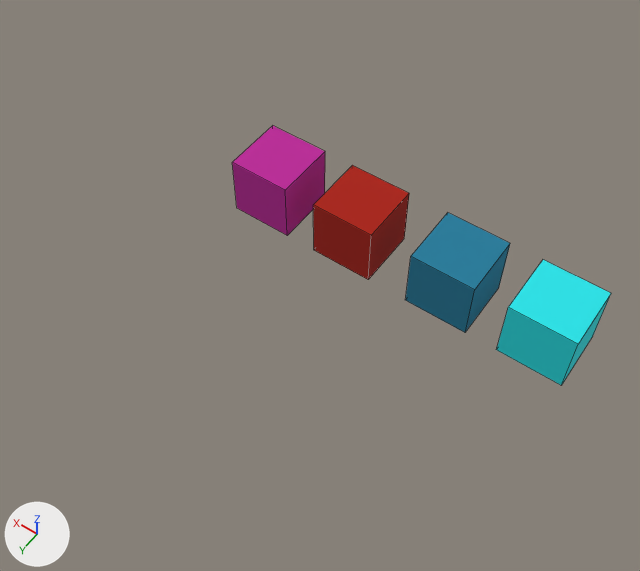
What one commit did to the Blender file tests/scenes/24_vertex_color_and_factor.blend.
The view is the same before and after, from a 50 mm lens placed at (-6.1, 15.2, 19.7), pointed at (3.2, 2.2, -0.7). The lights are fixed; the arrows at lower left show +X, +Y and +Z. Mesh edges are drawn as thin lines.
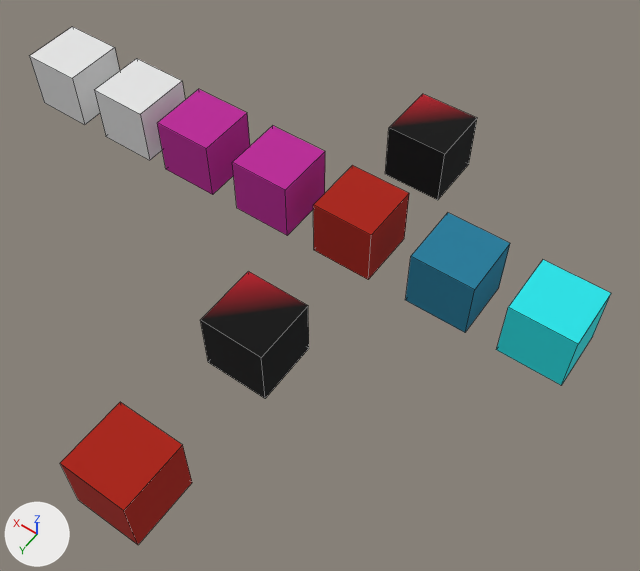
Location of each change, [x1, y1, x2, y2] in pixels of the pictures (640 x 571 px):
'Cube.009', added: after [60, 402, 192, 545]
'Cube.008', added: after [200, 271, 309, 398]
'Cube.007', added: after [385, 94, 477, 200]
'Cube.004', added: after [157, 89, 250, 195]
'Cube.005', added: after [94, 58, 185, 160]
'Cube.006', added: after [30, 26, 120, 125]

Patch to the scene script:
```diff
--- a/tests/scenes/24_vertex_color_and_factor.blend.py
+++ b/tests/scenes/24_vertex_color_and_factor.blend.py
@@ mat_materialb @@
 n4 = _N.new('ShaderNodeVertexColor'); n4.name = 'Color Attribute'
+n4.layer_name = 'Color'
 n5 = _N.new('ShaderNodeMix'); n5.name = 'Mix.001'
@@ mat_materialb_004 @@
+mat_materialb_004 = bpy.data.materials.new('MaterialB.004')
+# colours: pink #bc2198
+# uses the picture img_white_png
@@ mat_materialb_003 @@
+mat_materialb_003 = bpy.data.materials.new('MaterialB.003')
+# colours: pink #bc2198
+# uses the picture img_white_png
@@ me_cube_009 @@
+me_cube_009.from_pydata(...)  # a box spanning x -1.0..1.0, y -1.0..1.0, z -1.0..1.0
+me_cube_009.materials.append(mat_materialb)
@@ me_cube_008 @@
+me_cube_008.from_pydata(...)  # a box spanning x -1.0..1.0, y -1.0..1.0, z -1.0..1.0
+me_cube_008.materials.append(mat_materialb_004)
@@ me_cube_007 @@
+me_cube_007.from_pydata(...)  # a box spanning x -1.0..1.0, y -1.0..1.0, z -1.0..1.0
+me_cube_007.materials.append(mat_materialb_003)
@@ me_cube_006 @@
+me_cube_006.from_pydata(...)  # a box spanning x -1.0..1.0, y -1.0..1.0, z -1.0..1.0
@@ me_cube_004 @@
+me_cube_004.from_pydata(...)  # a box spanning x -1.0..1.0, y -1.0..1.0, z -1.0..1.0
+me_cube_004.materials.append(mat_materialb_001)
@@ ob_cube_009 @@
+ob_cube_009 = bpy.data.objects.new('Cube.009', me_cube_009)
+ob_cube_009.location = (3.29, 10.0, 0.0)
@@ ob_cube_008 @@
+ob_cube_008 = bpy.data.objects.new('Cube.008', me_cube_008)
+ob_cube_008.location = (3.29, 5.0, 0.0)
@@ ob_cube_007 @@
+ob_cube_007 = bpy.data.objects.new('Cube.007', me_cube_007)
+ob_cube_007.location = (3.29, -4.0, 0.0)
@@ ob_cube_006 @@
+ob_cube_006 = bpy.data.objects.new('Cube.006', me_cube_006)
+ob_cube_006.location = (15.0, 0.0, 0.0)
@@ ob_cube_005 @@
+ob_cube_005 = bpy.data.objects.new('Cube.005', me_cube_006.copy())
+ob_cube_005.location = (12.0, 0.0, 0.0)
@@ ob_cube_004 @@
+ob_cube_004 = bpy.data.objects.new('Cube.004', me_cube_004)
+ob_cube_004.location = (9.29, 0.0, 0.0)
```
